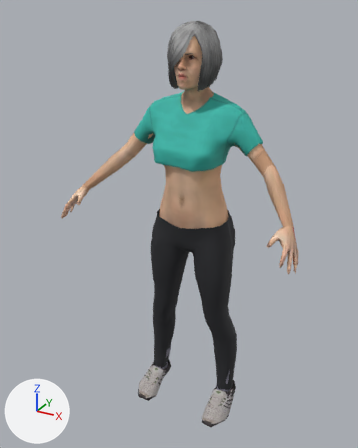
The glTF model public/models/people/mh_f_deporte.glb as it was, and as the next commit left it.
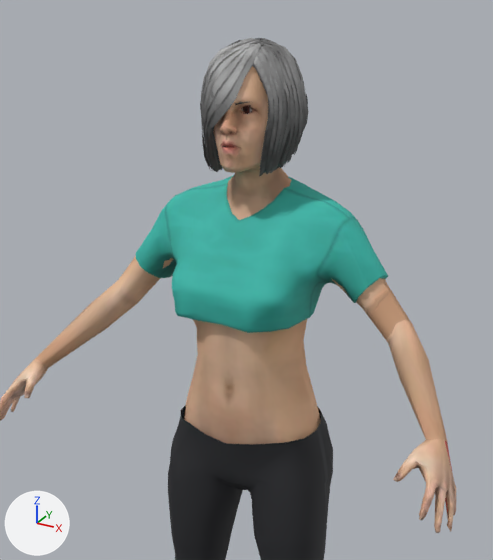
There are two pictures of each version: one whole from a 50 mm camera at (0.894, -1.79, 1.782) aimed at (-0.036, -0.098, 0.936), one close up on the part from 18% to 89% of the width and 0% to 64% of the height. Every picture has the same lights, and +X, +Y and +Z are marked at lower left. The first two pictures are the older version. Vertices at exactly the same position are counted once.

In view in the first close-up: 'cuerpo'.
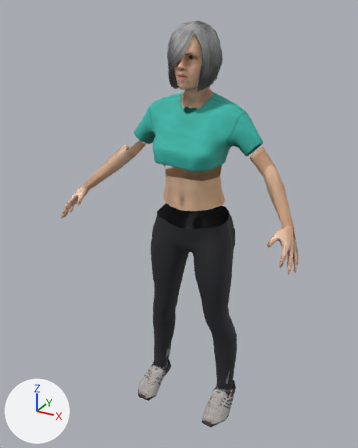
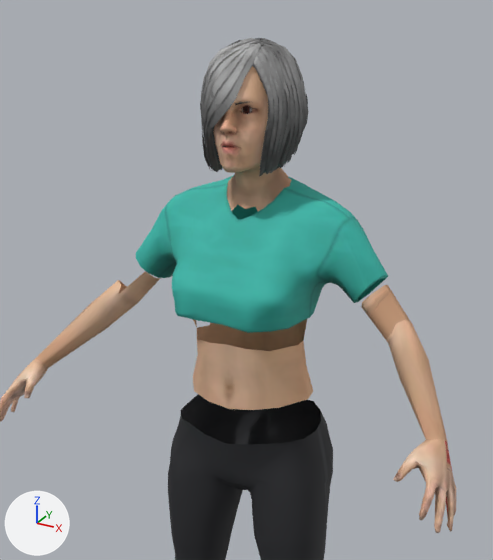
Changed parts and their boxes (x1, y1, x2, y2) in the close-ups (493 x 560 px; the box of a moved part takes in the faces that stretch with it):
part 1 of me_mh_f_deporte, moved or reshaped
    before: (119, 100, 388, 477)
    after: (175, 91, 288, 477)
part 2 of me_mh_f_deporte, reshaped
    before: (434, 491, 446, 531)
    after: (403, 439, 455, 532)

The change, as a list of edits to the scene's bpy script:
```text
Change me_mh_f_deporte:
    used by ob_cuerpo; location = (0.0, 0.0, 0.0)
    remove me_mh_f_deporte.from_pydata(...)  # 2907 vertices, 4910 faces; spans x -0.52..0.52, y -0.32..0.1, z 0.0..1.73
    add me_mh_f_deporte.from_pydata(...)  # 2903 vertices, 4910 faces; spans x -0.52..0.52, y -0.32..0.1, z 0.0..1.73
    me_mh_f_deporte part 1: 27 vertices moved within x -0.09..0.06, y -0.16..-0.11, z 0.91..1.63; 107 vertices removed from x -0.28..0.22, y -0.16..0.08, z 0.88..1.61; 47 vertices added at x -0.08..0.08, y -0.16..0.05, z 1.42..1.64
    me_mh_f_deporte part 2: 1 vertex moved within x 0.5, y -0.23, z 0.95; 1 vertex removed from x 0.5, y -0.29, z 0.97; 29 vertices added at x 0.42..0.52, y -0.32..-0.19, z 0.93..1.06
    other edits to the shape of me_mh_f_deporte do not show in these pictures
```
